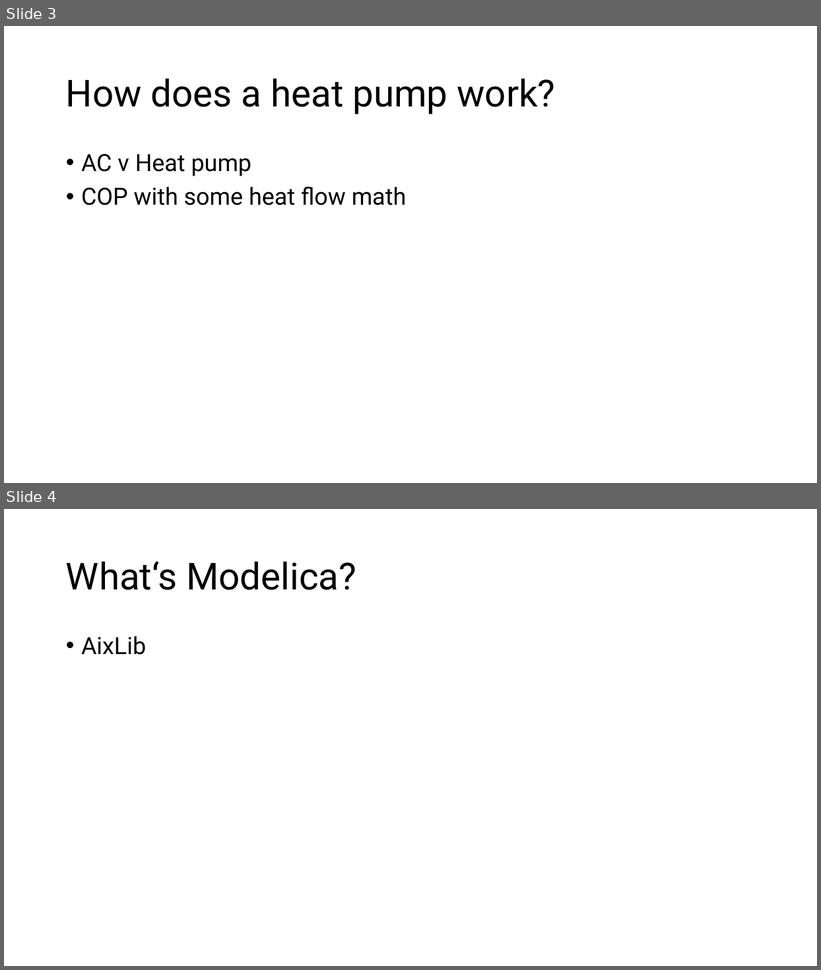
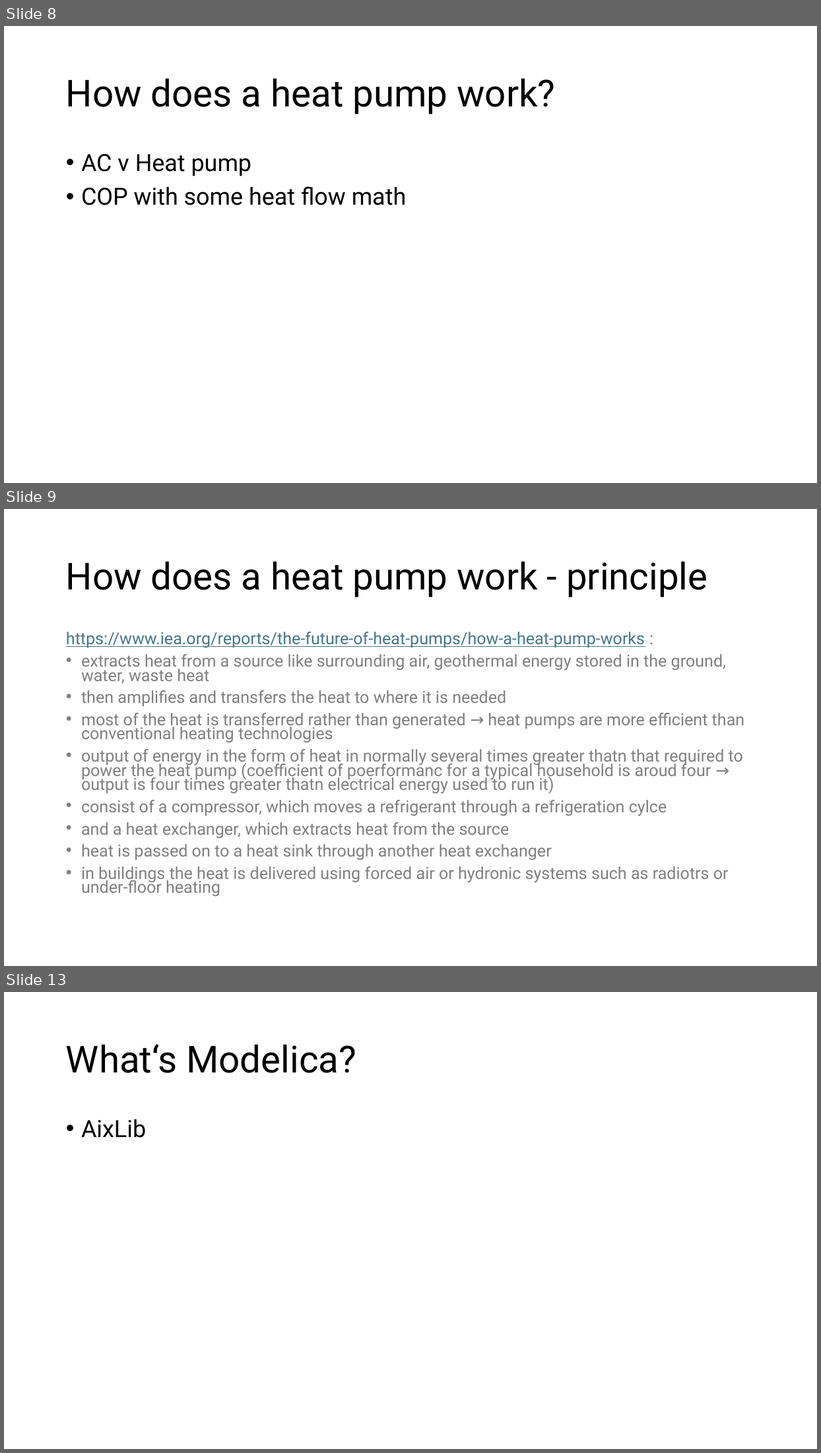
Before and after one commit to eyjomoin/Modeling-buildings-and-their-heating-systems, a slide deck: presentation/heat.pptx. Shown one above the other, each under a label of ours: slides 3 and 4 before the commit, slides 8, 9 and 13 after it; the slides between them are not shown. The pictures are 821x970 and 821x1453 pixels, drawn with LibreOffice and Linux fonts; fonts in the diff are those of the drawing. Boxes give left, top, right and bottom in pixels: in the first picture for what was removed or moved away, otherwise in the second. Text is boxed around its words. In the diff, an @@ line names an element or a change of style, - is before the commit and + after.

```diff
--- a/presentation/heat.pptx
+++ b/presentation/heat.pptx
@@ slide 9 added at [4,509,817,966], background #FFFFFF @@
@@ title added at [66,561,708,597], 44 pt, text #000000 @@
+How does a heat pump work - principle
@@ text added at [66,632,745,896], 19.6 pt, text #808080 @@
+https://www.iea.org/reports/the-future-of-heat-pumps/how-a-heat-pump-works :
+• extracts heat from a source like surrounding air, geothermal energy stored in the ground, water, waste heat
+• then amplifies and transfers the heat to where it is needed
+• most of the heat is transferred rather than generated → heat pumps are more efficient than conventional heating technologies
+• output of energy in the form of heat in normally several times greater thatn that required to power the heat pump (coefficient of poerformanc for a typical household is aroud four → output is four times greater thatn electrical energy used to run it)
+• consist of a compressor, which moves a refrigerant through a refrigeration cylce
+• and a heat exchanger, which extracts heat from the source
+• heat is passed on to a heat sink through another heat exchanger
+• in buildings the heat is delivered using forced air or hydronic systems such as radiotrs or under-floor heating
@@ what was slide 3 is now slide 8 @@
@@ what was slide 4 is now slide 13 @@
```
Also in this commit, not shown: 11 other slides added, 1 slide removed, 1 other file.
